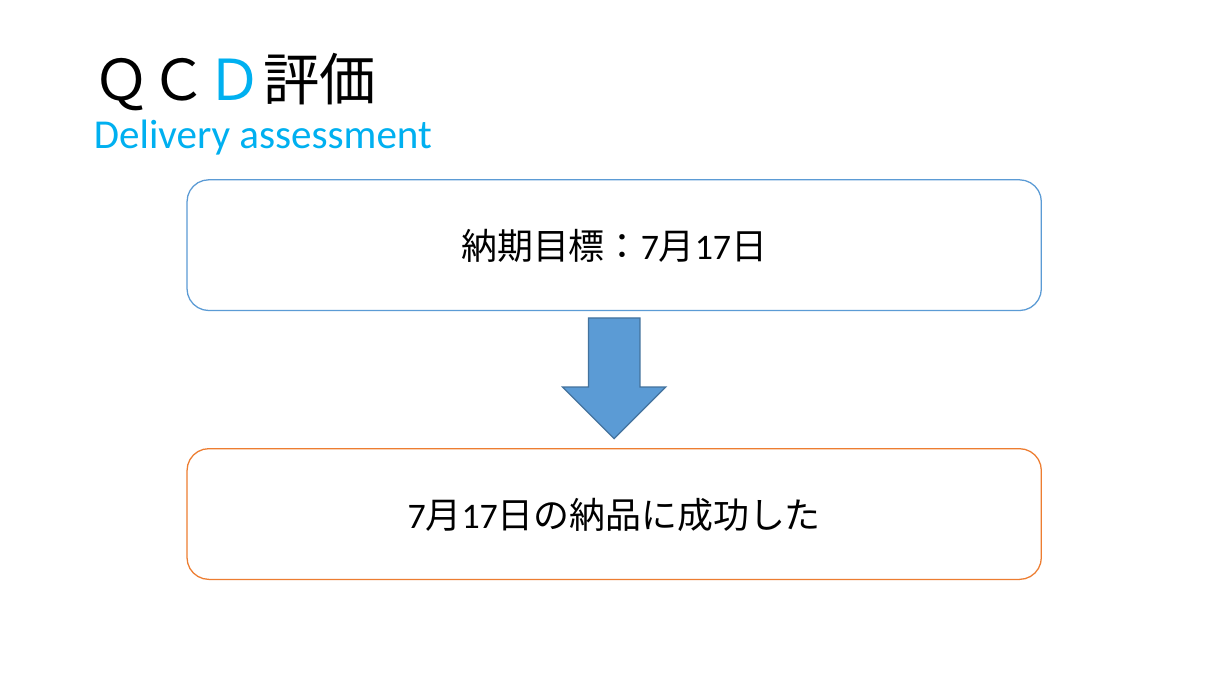
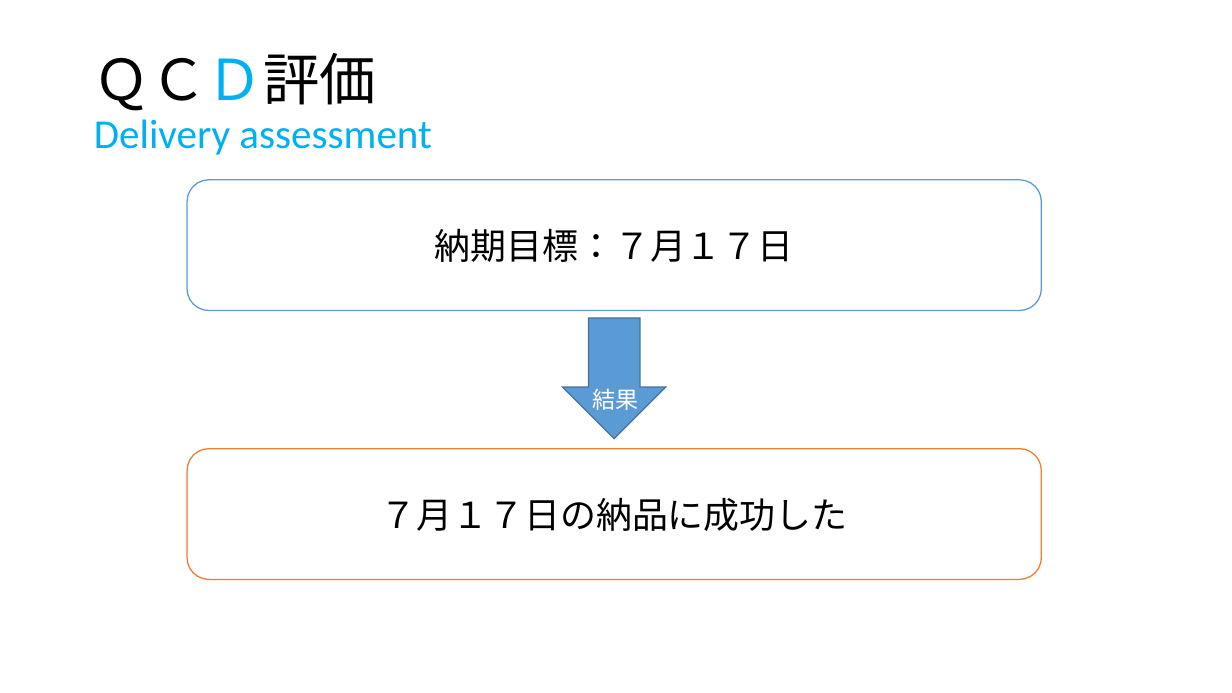
Before and after one commit to IzumiYuuta/PMyabukikenC, a slide deck: slide 1 of 最終発表/最終発表（納期）.pptx (slide 3 before the commit). Drawn at 1232x693 pixels with LibreOffice and Linux fonts; fonts in the diff are those of the drawing. Boxes give left, top, right and bottom in pixels: in the first picture for what was removed or moved away, otherwise in the second. Text is boxed around its words. In the diff, an @@ line names an element or a change of style, - is before the commit and + after.

```diff
--- a/最終発表/最終発表（納期）.pptx
+++ b/最終発表/最終発表（納期）.pptx
@@ text in rounded rectangle at bbox=[435, 228, 794, 262]: text changed @@
-納期目標：7月17日
+納期目標：７月１７日
@@ text added at bbox=[592, 388, 638, 410], 18 pt, text #FFFFFF @@
+結果
@@ text in rounded rectangle at bbox=[381, 497, 848, 531]: text changed @@
-7月17日の納品に成功した
+７月１７日の納品に成功した
```
Also in this commit, not shown: 2 other slides changed, 2 slides added, 2 slides removed, 2 other files.
